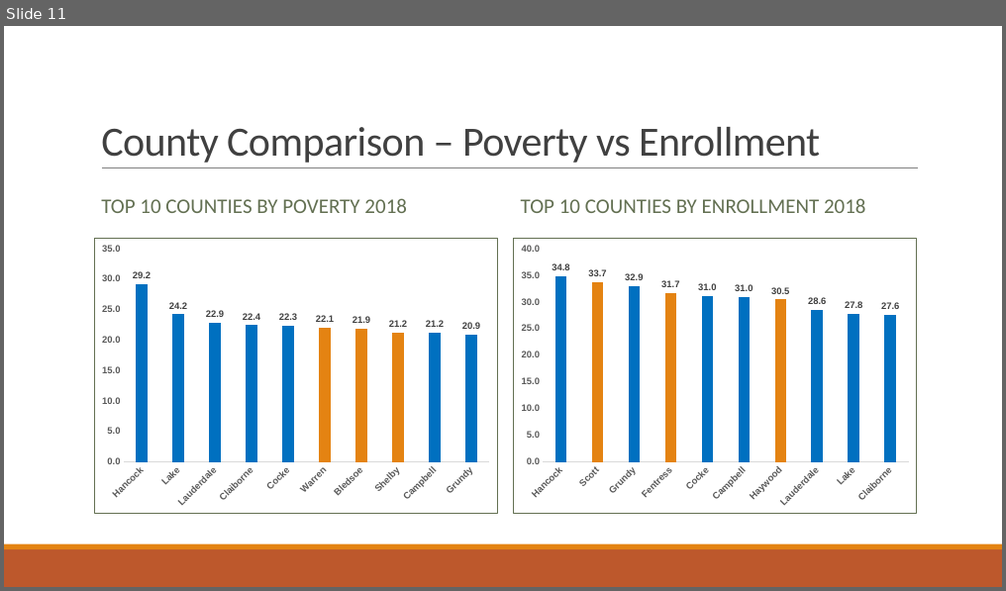
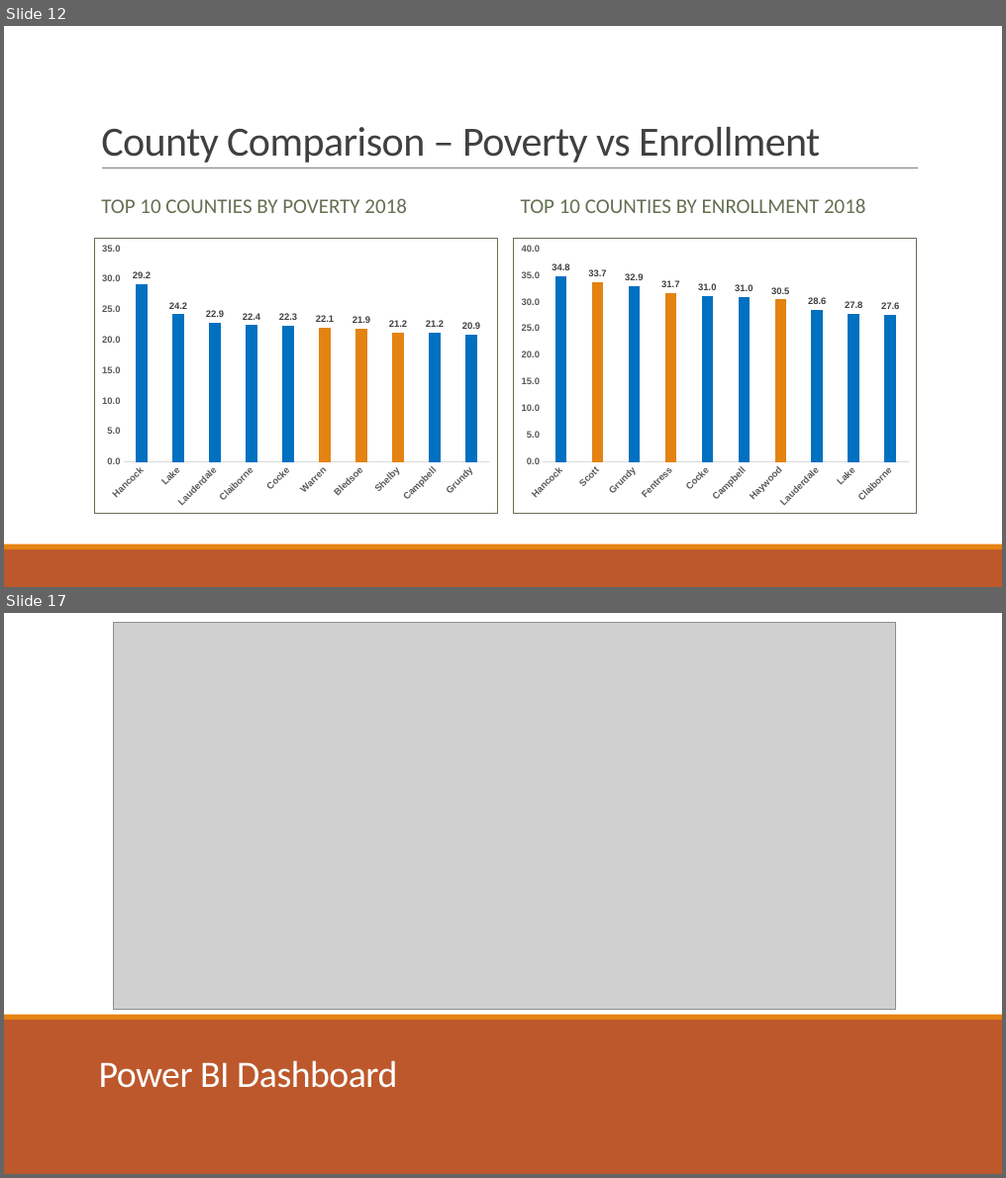
Before and after one commit to bryanclanton/TennCare-Enrollment-Analysis, a slide deck: Impacts to TennCare.pptx. Shown one above the other, each under a label of ours: slide 11 before the commit, slides 12 and 17 after it; the slides between them are not shown. The pictures are 1006x591 and 1006x1178 pixels, drawn with LibreOffice and Linux fonts; fonts in the diff are those of the drawing; grey boxes stand for pictures. Boxes give left, top, right and bottom in pixels: in the first picture for what was removed or moved away, otherwise in the second. Text is boxed around its words. In the diff, an @@ line names an element or a change of style, - is before the commit and + after.

```diff
--- a/Impacts to TennCare.pptx
+++ b/Impacts to TennCare.pptx
@@ slide 17 added at [4, 613, 1002, 1174], background #FFFFFF @@
@@ rectangle added at [4, 613, 1002, 1014], fill #FFFFFF @@
@@ picture added at [113, 623, 896, 1009] @@
@@ rectangle added at [4, 1019, 1002, 1174], fill #BD582C @@
@@ rectangle added at [4, 1015, 1002, 1020], fill #E48312 @@
@@ title added at [99, 1060, 397, 1088], 36 pt, text #FFFFFF @@
+Power BI Dashboard
@@ rectangle added at [4, 1137, 1002, 1174], fill #BD582C @@
@@ rectangle added at [4, 1132, 1002, 1137], fill #E48312 @@
@@ what was slide 11 is now slide 12 @@
```
Also in this commit, not shown: 12 slides changed, 2 other slides added, 1 slide removed, 1 other file.
